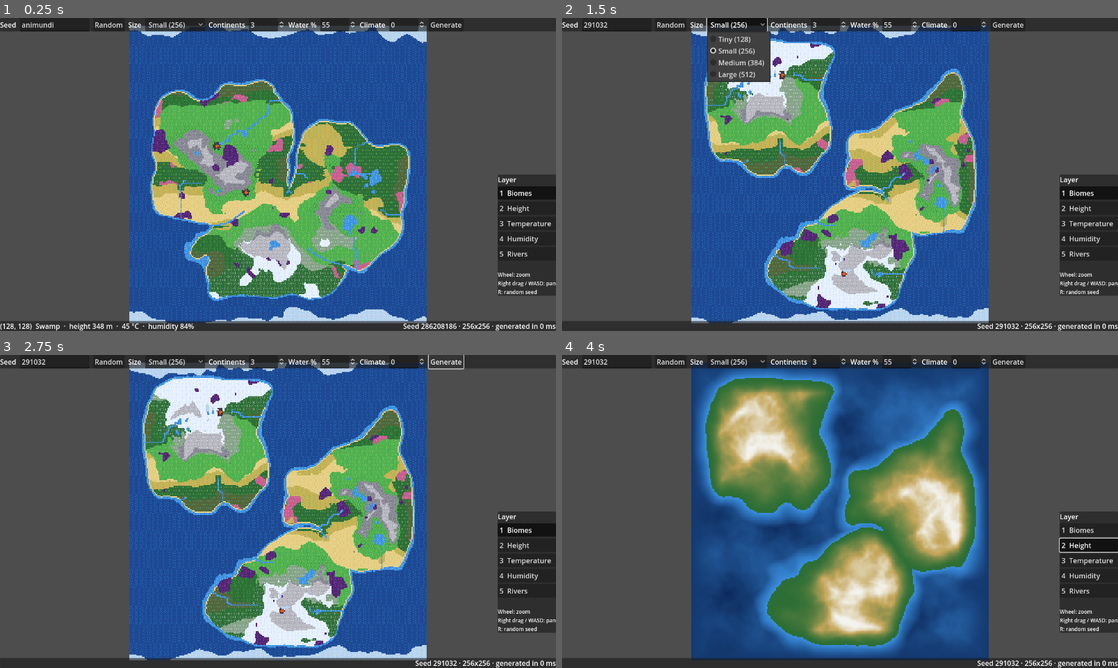
Above: before the commit, frames 1-4 (two rows, left to right).
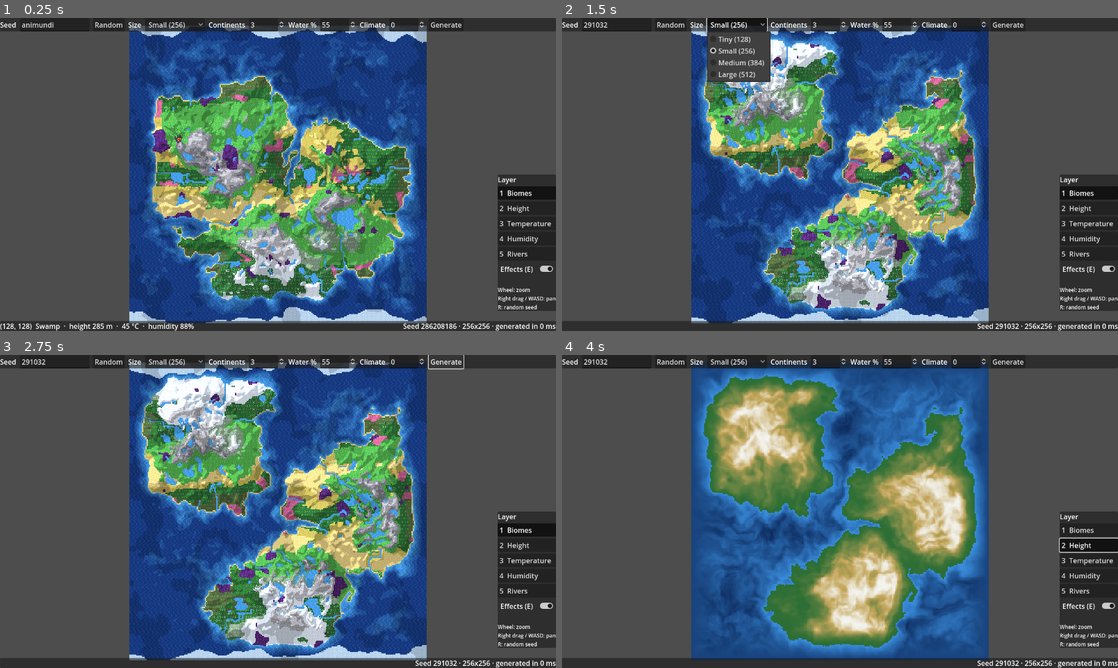
Above: after the commit, the same moments.

Repository: criptore/animundi
Game: Godot game, scene res://scenes/main.tscn
The game is run twice, just before and just after one commit, with the same random seed, the same clock (stepped at 60 frames per second) and the same inputs.
Inputs:
- Up to frame 1 (0.25 s): no input
- Up to frame 2 (1.5 s): click "Random" at 0.5 s; click "Small (256)" at 1.25 s
- Up to frame 3 (2.75 s): click "Generate" at 2 s
- Up to frame 4 (4 s): click "1 Biomes" at 2.75 s; click "2 Height" at 3.5 s

The runs differ from the first frame. In frame 1, 27% of the frame differs, in the area x 16-100%, y 2-100%; in frame 2, 27%; in frame 3, 28%, in the area x 23-100%, y 2-98%; in frame 4, 13%.

Commit message:
Add map shader and rougher coastlines
The map shader lights the relief in three crisp bands, colours water
by depth with moving wave crests and shore foam, and drifts cloud
shadows; it works per art pixel so the map stays pixel art (toggle: E).
Coasts get a second, finer warp and detail noise, giving capes, bays
and islets.

Co-Authored-By: Claude Opus 5.5 <noreply@anthropic.com>
Claude-Session: https://claude.ai/code/session_01GoyuuhY9JrMPE9JVSkrvu8

Diff:
--- a/scripts/main.gd
+++ b/scripts/main.gd
@@ -10,6 +10,7 @@
 const Hud = preload("res://scripts/ui/hud.gd")
 
 const TILE := MapRenderer.TILE
+const MapShader = preload("res://shaders/map.gdshader")
 
 var settings := WorldSettings.new()
 var world: WorldData
@@ -20,6 +21,7 @@
 var _layer := Sprite2D.new()
 var _camera := CameraController.new()
 var _hud := Hud.new()
+var _material := ShaderMaterial.new()
 
 
 func _ready() -> void:
@@ -28,10 +30,14 @@
 		sprite.texture_filter = CanvasItem.TEXTURE_FILTER_NEAREST
 		add_child(sprite)
 	_layer.scale = Vector2(TILE, TILE)
+	_material.shader = MapShader
+	_material.set_shader_parameter("cloud_noise", _make_cloud_noise())
+	_map.material = _material
 	add_child(_camera)
 	_hud.settings = settings
 	_hud.generate_requested.connect(generate)
 	_hud.layer_selected.connect(show_layer)
+	_hud.effects_toggled.connect(func(on): _material.set_shader_parameter("effects", on))
 	add_child(_hud)
 	generate()
 
@@ -39,9 +45,26 @@
 func generate() -> void:
 	world = WorldGenerator.generate(settings)
 	_map.texture = ImageTexture.create_from_image(renderer.render_biomes(world))
+	_material.set_shader_parameter("data_tex", ImageTexture.create_from_image(renderer.render_shader_data(world)))
+	_material.set_shader_parameter("world_tiles", Vector2(world.width, world.height))
+	_material.set_shader_parameter("tile_pixels", float(TILE))
 	show_layer(current_layer)
 	_camera.fit(Rect2(Vector2.ZERO, Vector2(world.width, world.height) * TILE))
 	_hud.set_stats(world)
+
+
+## Soft, tileable noise for the drifting cloud shadows.
+func _make_cloud_noise() -> NoiseTexture2D:
+	var noise := FastNoiseLite.new()
+	noise.noise_type = FastNoiseLite.TYPE_SIMPLEX_SMOOTH
+	noise.frequency = 0.012
+	noise.fractal_octaves = 3
+	var tex := NoiseTexture2D.new()
+	tex.width = 256
+	tex.height = 256
+	tex.seamless = true
+	tex.noise = noise
+	return tex
 
 
 func show_layer(layer: String) -> void:
--- a/scripts/render/map_renderer.gd
+++ b/scripts/render/map_renderer.gd
@@ -39,6 +39,26 @@
 		for x in world.width:
 			var b := world.biome[world.index(x, y)]
 			img.blit_rect(_variants[b][_variant(x, y)], src, Vector2i(x * TILE, y * TILE))
+	return img
+
+
+## Data texture for the map shader, one pixel per tile:
+## R = land height (0 on water), G = sea depth (0 on land, shallow for lakes and rivers),
+## B = 1 where the shader draws open water (sea, lakes, rivers; not ice), A = 1.
+func render_shader_data(world: WorldData) -> Image:
+	var img := Image.create(world.width, world.height, false, Image.FORMAT_RGBA8)
+	for y in world.height:
+		for x in world.width:
+			var i := world.index(x, y)
+			var b := world.biome[i]
+			var open_water := b == Biomes.WATER or b == Biomes.DEEP_WATER
+			var land := clampf(world.land_height(i), 0.0, 1.0) if not world.is_water(i) else 0.0
+			var depth := 0.0
+			if world.water[i] == WorldData.Water.OCEAN:
+				depth = clampf(world.sea_depth(i), 0.0, 1.0)
+			elif open_water:
+				depth = 0.05
+			img.set_pixel(x, y, Color(land, depth, 1.0 if open_water else 0.0, 1.0))
 	return img
 
 
--- a/scripts/ui/hud.gd
+++ b/scripts/ui/hud.gd
@@ -3,6 +3,7 @@
 
 signal generate_requested
 signal layer_selected(layer: String)
+signal effects_toggled(on: bool)
 
 const WorldSettings = preload("res://scripts/world/world_settings.gd")
 const MapRenderer = preload("res://scripts/render/map_renderer.gd")
@@ -17,6 +18,7 @@
 var _hover_label: Label
 var _stats_label: Label
 var _layer_buttons := {}
+var _effects: CheckButton
 
 
 func _ready() -> void:
@@ -89,6 +91,11 @@
 		b.pressed.connect(func(): layer_selected.emit(layer))
 		layers.add_child(b)
 		_layer_buttons[layer] = b
+	_effects = CheckButton.new()
+	_effects.text = "Effects (E)"
+	_effects.button_pressed = true
+	_effects.toggled.connect(func(on): effects_toggled.emit(on))
+	layers.add_child(_effects)
 	var help := _label("\nWheel: zoom\nRight drag / WASD: pan\nR: random seed")
 	help.add_theme_font_size_override("font_size", 12)
 	layers.add_child(help)
@@ -113,6 +120,8 @@
 		return
 	if key.keycode == KEY_R:
 		randomize_seed()
+	elif key.keycode == KEY_E:
+		_effects.button_pressed = not _effects.button_pressed
 	elif key.keycode >= KEY_1 and key.keycode < KEY_1 + MapRenderer.LAYERS.size():
 		var layer: String = MapRenderer.LAYERS[key.keycode - KEY_1]
 		_layer_buttons[layer].button_pressed = true
--- a/scripts/world/world_generator.gd
+++ b/scripts/world/world_generator.gd
@@ -49,6 +49,8 @@
 	var shape_rng := rng.stream("shape")
 	var base := _noise(rng, "shape:base", 3.0 / w, 5)
 	var warp := _noise(rng, "shape:warp", 2.0 / w, 3)
+	var fine_warp := _noise(rng, "shape:fine_warp", 9.0 / w, 3)
+	var detail := _noise(rng, "shape:detail", 14.0 / w, 3)
 	var ridges := _noise(rng, "shape:ridges", 3.5 / w, 4, FastNoiseLite.FRACTAL_RIDGED)
 
 	# Continent centres, kept apart from each other so they don't merge into one blob.
@@ -72,9 +74,9 @@
 	raw.resize(w * h)
 	for y in h:
 		for x in w:
-			# Warp the sampling point so coasts are ragged instead of round.
-			var wx := x + warp.get_noise_2d(x, y) * 0.12 * w
-			var wy := y + warp.get_noise_2d(x + 999.0, y) * 0.12 * h
+			# Warp the sampling point at two scales so coasts are ragged (bays, capes, fjords).
+			var wx := x + warp.get_noise_2d(x, y) * 0.12 * w + fine_warp.get_noise_2d(x, y) * 0.05 * w
+			var wy := y + warp.get_noise_2d(x + 999.0, y) * 0.12 * h + fine_warp.get_noise_2d(x, y + 999.0) * 0.05 * h
 			var mask := -1.0
 			for c in centres:
 				var d := Vector2(wx, wy).distance_to(c) / radius
@@ -82,6 +84,8 @@
 			var n := base.get_noise_2d(x, y)
 			var r := ridges.get_noise_2d(x, y)
 			var v := mask * 0.85 + n * 0.4 + maxf(r, 0.0) * 0.45 * clampf(mask + 0.4, 0.0, 1.0)
+			# Small-scale detail: jagged shorelines, rocky points and offshore islets.
+			v += detail.get_noise_2d(wx, wy) * 0.3
 			var edge := clampf(minf(minf(x, w - 1 - x), minf(y, h - 1 - y)) / edge_band, 0.0, 1.0)
 			raw[world.index(x, y)] = lerpf(-1.0, v, edge)
 
--- /dev/null
+++ b/shaders/map.gdshader
@@ -0,0 +1,75 @@
+// Map effects on top of the 8x8 tile art: relief lighting, animated water and drifting cloud shadows.
+// Every effect is computed per art pixel and quantised, so the result stays pixel art.
+shader_type canvas_item;
+
+// One pixel per tile, see MapRenderer.render_shader_data(): R land height, G sea depth, B open water.
+uniform sampler2D data_tex : filter_linear, repeat_disable;
+uniform sampler2D cloud_noise : filter_linear, repeat_enable;
+uniform vec2 world_tiles = vec2(256.0, 256.0);
+uniform float tile_pixels = 8.0;
+
+uniform bool effects = true;
+uniform float relief_strength = 2.0;
+uniform vec3 light_dir = vec3(-1.0, -1.2, 1.0);
+uniform vec4 shallow_color : source_color = vec4(0.25, 0.62, 0.92, 1.0);
+uniform vec4 deep_color : source_color = vec4(0.07, 0.2, 0.48, 1.0);
+uniform vec4 foam_color : source_color = vec4(0.88, 0.96, 1.0, 1.0);
+uniform float cloud_amount = 0.42;
+uniform float cloud_speed = 0.006;
+
+// Rounds a value to steps, for the banded, pixel-art look.
+float steps(float v, float n) {
+	return floor(v * n + 0.5) / n;
+}
+
+void fragment() {
+	vec4 art = texture(TEXTURE, UV);
+	if (!effects) {
+		COLOR = art;
+	} else {
+		vec2 map_px = world_tiles * tile_pixels;
+		// Centre of the art pixel this fragment belongs to: effects are constant inside it.
+		vec2 px = floor(UV * map_px) + 0.5;
+		vec2 uv = px / map_px;
+		vec2 tile = 1.0 / world_tiles;
+		vec4 data = texture(data_tex, uv);
+		float water = step(0.5, data.b);
+
+		vec3 col = art.rgb;
+
+		// Relief: light the heightmap from the north-west, in a few bands.
+		float hx = texture(data_tex, uv + vec2(tile.x, 0.0)).r - texture(data_tex, uv - vec2(tile.x, 0.0)).r;
+		float hy = texture(data_tex, uv + vec2(0.0, tile.y)).r - texture(data_tex, uv - vec2(0.0, tile.y)).r;
+		vec3 n = normalize(vec3(-hx * relief_strength * 8.0, -hy * relief_strength * 8.0, 1.0));
+		float lit = dot(n, normalize(light_dir)) - dot(vec3(0.0, 0.0, 1.0), normalize(light_dir));
+		// Three crisp bands (shadow / flat / lit) keep it pixel art instead of a smooth gradient.
+		float relief = steps(clamp(lit * 1.6, -0.3, 0.2), 5.0) * 0.8;
+		col *= 1.0 + relief * (1.0 - water);
+
+		if (water > 0.5) {
+			// Depth colour in bands, then the tile art on top of it, faintly.
+			float depth = steps(clamp(data.g * 1.8, 0.0, 1.0), 5.0);
+			vec3 sea = mix(shallow_color.rgb, deep_color.rgb, depth);
+			col = mix(sea, art.rgb, 0.18);
+			// Waves: thin moving crests on a pixel grid.
+			float wave = sin(px.x * 0.21 + px.y * 0.07 + TIME * 1.3 + sin(px.y * 0.11 + TIME * 0.5) * 3.0);
+			float crest = step(0.94, wave) * (1.0 - depth * 0.6);
+			col = mix(col, foam_color.rgb, crest * 0.35);
+			// Foam where the sea meets the land, breathing in and out.
+			float shore = 1.0 - smoothstep(0.0, 0.035, data.g);
+			float land_near = max(max(texture(data_tex, uv + vec2(tile.x, 0.0)).r, texture(data_tex, uv - vec2(tile.x, 0.0)).r),
+					max(texture(data_tex, uv + vec2(0.0, tile.y)).r, texture(data_tex, uv - vec2(0.0, tile.y)).r));
+			float pulse = 0.5 + 0.5 * sin(TIME * 1.6 + px.x * 0.05 + px.y * 0.05);
+			float foam = step(0.55, shore * step(0.0001, land_near) * (0.6 + 0.4 * pulse)
+					+ 0.25 * step(0.85, fract(sin(dot(px, vec2(12.9898, 78.233))) * 43758.5453)));
+			col = mix(col, foam_color.rgb, foam * shore * 0.7);
+		}
+
+		// Cloud shadows drifting slowly over everything.
+		float cloud = texture(cloud_noise, uv * 2.2 + vec2(TIME * cloud_speed, TIME * cloud_speed * 0.4)).r;
+		float shadow = step(1.0 - cloud_amount, cloud) * 0.16;
+		col *= 1.0 - shadow;
+
+		COLOR = vec4(col, art.a);
+	}
+}
--- a/tools/screenshot.gd
+++ b/tools/screenshot.gd
@@ -1,10 +1,12 @@
 ## Opens the game, waits for the world to be shown, saves a screenshot and quits.
-##   godot --path . --script res://tools/screenshot.gd -- <out.png> [seed]
+##   godot --path . --script res://tools/screenshot.gd -- <out.png> [seed] [zoom]
 ## Needs a display (use xvfb-run on a headless machine).
 extends SceneTree
 
 var _frames := 0
 var _out := "user://screenshot.png"
+var _zoom := 0.0
+var _main: Node
 
 
 func _initialize() -> void:
@@ -14,11 +16,20 @@
 	var main: Node = load("res://scenes/main.tscn").instantiate()
 	if args.size() > 1:
 		main.settings.seed_text = args[1]
+	if args.size() > 2:
+		_zoom = float(args[2])
+	_main = main
 	root.add_child(main)
 
 
 func _process(_delta: float) -> bool:
 	_frames += 1
+	if _frames == 2 and _zoom > 0.0:
+		var cam: Camera2D = _main.get_node_or_null("Camera")
+		for child in _main.get_children():
+			if child is Camera2D:
+				cam = child
+		cam.zoom = Vector2(_zoom, _zoom)
 	if _frames == 10:
 		root.get_viewport().get_texture().get_image().save_png(_out)
 		print("saved ", _out)
Binary file changed: docs/images/world_0.1.png
